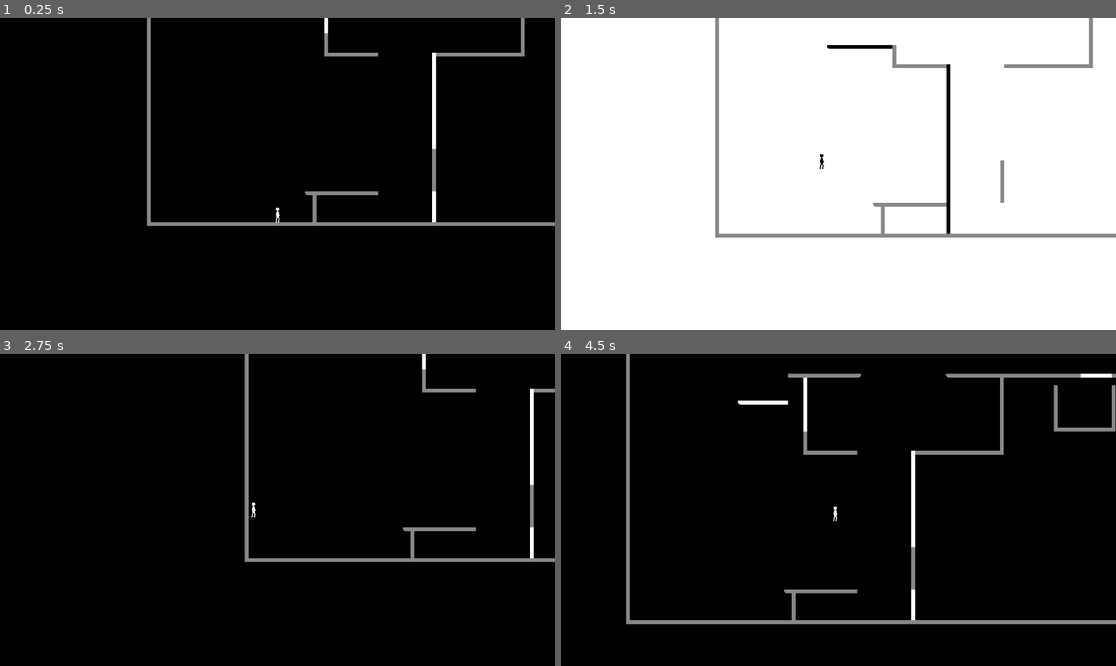
Above: before the commit, frames 1-4 (two rows, left to right).
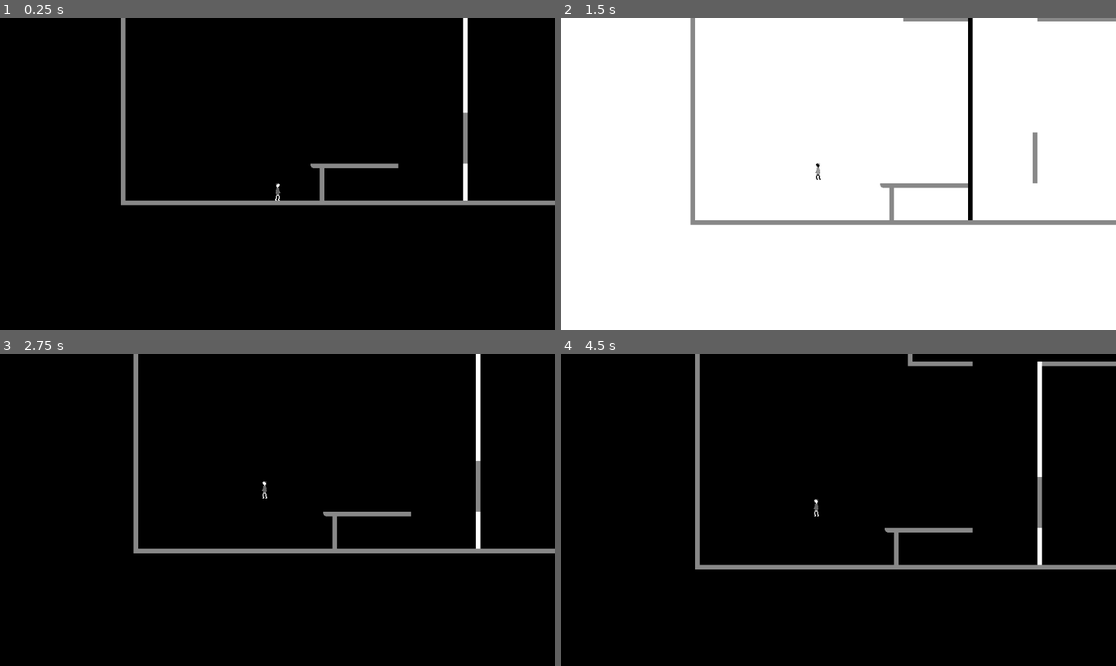
Above: after the commit, the same moments.

Repository: calza27/contrast
Game: Godot game, scene res://scenes/main.tscn
The game is run twice, just before and just after one commit, with the same random seed, the same clock (stepped at 60 frames per second) and the same inputs.
Inputs:
- Up to frame 1 (0.25 s): no input
- Up to frame 2 (1.5 s): tap Enter at 0.5 s; hold Up (colour_shift) 0.53-1.28 s; hold Right (move_right) from 0.53 s (still down); tap Space (jump) at 0.77, 0.8, 1.07, 1.35 s
- Up to frame 3 (2.75 s): tap Space (jump) at 1.52, 1.82, 2.3 s; tap Up (colour_shift) at 1.55 s; release Right (move_right) at 2.03 s; hold Left (move_left) from 2.03 s (still down); hold Ctrl (attack) from 2.03 s (still down)
- Up to frame 4 (4.5 s): release Left (move_left) at 2.78 s; release Ctrl (attack) at 2.78 s; hold Right (move_right) 2.78-4.28 s; tap Up (colour_shift) at 2.85, 4.35 s; tap Space (jump) at 3.02, 3.32, 3.77, 3.8, 4.07 s; hold Shift (dash) 3.53-4.28 s; hold Left (move_left) from 4.28 s (still down)

The runs differ from the first frame. In frame 1, 5.4% of the frame differs, in the area x 21-100%, y 0-67%; in frame 2, 6.0%; in frame 3, 4.8%; in frame 4, 7.4%, in the area x 11-100%, y 0-87%.

Commit message:
Kill zone, colour inversion, sprite turning It's all happening...

Diff:
--- a/project.godot
+++ b/project.godot
@@ -20,6 +20,12 @@
 Constants="*res://scripts/singletons/enums.gd"
 GameState="*res://scripts/singletons/game_state.gd"
 Utils="*res://scripts/singletons/utils.gd"
+SignalBus="*res://scripts/singletons/signal_bus.gd"
+
+[display]
+
+window/size/viewport_width=960
+window/size/viewport_height=540
 
 [dotnet]
 
--- a/scenes/components/color_shift_component.tscn
+++ /dev/null
@@ -1,6 +0,0 @@
-[gd_scene load_steps=2 format=3 uid="uid://dvqsjwcuk3mpo"]
-
-[ext_resource type="Script" path="res://scripts/components/color_shift_component.gd" id="1_fff05"]
-
-[node name="ColorShiftComponent" type="Node"]
-script = ExtResource("1_fff05")
--- /dev/null
+++ b/scenes/components/color_shift_sprite.tscn
@@ -0,0 +1,8 @@
+[gd_scene load_steps=3 format=3 uid="uid://dvqsjwcuk3mpo"]
+
+[ext_resource type="Material" uid="uid://m2mrnkt1um7v" path="res://shaders/color_shift_material.tres" id="1_vfu54"]
+[ext_resource type="Script" path="res://scripts/components/color_shift_sprite.gd" id="2_qedvl"]
+
+[node name="ColourShiftSprite" type="Sprite2D"]
+material = ExtResource("1_vfu54")
+script = ExtResource("2_qedvl")
--- /dev/null
+++ b/scenes/components/colour_shift_animated_sprite.tscn
@@ -0,0 +1,8 @@
+[gd_scene load_steps=3 format=3 uid="uid://bacyrjvxckler"]
+
+[ext_resource type="Material" uid="uid://m2mrnkt1um7v" path="res://shaders/color_shift_material.tres" id="1_18csr"]
+[ext_resource type="Script" path="res://scripts/components/colour_shift_animated_sprite.gd" id="2_53bky"]
+
+[node name="ColourShiftAnimatedSprite" type="AnimatedSprite2D"]
+material = ExtResource("1_18csr")
+script = ExtResource("2_53bky")
--- a/scenes/player/player.tscn
+++ b/scenes/player/player.tscn
@@ -1,9 +1,9 @@
 [gd_scene load_steps=13 format=3 uid="uid://cobay4sn23xna"]
 
 [ext_resource type="Script" path="res://scripts/player/player.gd" id="1_41s6o"]
-[ext_resource type="Texture2D" uid="uid://d2ygdy7uq22xg" path="res://assets/Player.png" id="1_d8loh"]
 [ext_resource type="Script" path="res://scripts/states/player_state_machine.gd" id="3_0c4qi"]
-[ext_resource type="PackedScene" uid="uid://dvqsjwcuk3mpo" path="res://scenes/components/color_shift_component.tscn" id="3_64f68"]
+[ext_resource type="Texture2D" uid="uid://bfhbnaa5h26am" path="res://assets/Player_colour.png" id="3_8j2cn"]
+[ext_resource type="PackedScene" uid="uid://dvqsjwcuk3mpo" path="res://scenes/components/color_shift_sprite.tscn" id="3_64f68"]
 [ext_resource type="Script" path="res://scripts/states/player/player_idle.gd" id="5_0xksg"]
 [ext_resource type="Script" path="res://scripts/states/player/player_fall.gd" id="6_62p7q"]
 [ext_resource type="Script" path="res://scripts/states/player/player_jump.gd" id="7_reovx"]
@@ -20,10 +20,6 @@
 collision_mask = 9
 script = ExtResource("1_41s6o")
 
-[node name="Sprite2D" type="Sprite2D" parent="."]
-position = Vector2(0, -1)
-texture = ExtResource("1_d8loh")
-
 [node name="CollisionShape2D" type="CollisionShape2D" parent="."]
 shape = SubResource("RectangleShape2D_dqlln")
 
@@ -39,9 +35,15 @@
 target_position = Vector2(0, -30)
 collision_mask = 9
 
-[node name="ColorShiftComponent" parent="." node_paths=PackedStringArray("sprite") instance=ExtResource("3_64f68")]
-sprite = NodePath("../Sprite2D")
+[node name="PlayerSprite" parent="." instance=ExtResource("3_64f68")]
+unique_name_in_owner = true
+position = Vector2(0, -1)
+texture = ExtResource("3_8j2cn")
 invert = true
+
+[node name="CameraMarker" type="Marker2D" parent="PlayerSprite"]
+unique_name_in_owner = true
+position = Vector2(5, 1)
 
 [node name="PlayerStateMachine" type="Node" parent="." node_paths=PackedStringArray("initial_state")]
 unique_name_in_owner = true
--- a/scripts/background.gd
+++ b/scripts/background.gd
@@ -3,7 +3,7 @@
 @onready var _colour_rect: ColorRect = %ColourRect
 
 func _ready() -> void:
-	GameState.colour_shift.connect(self._on_colour_shift)
+	SignalBus.colour_shift.connect(self._on_colour_shift)
 	self._on_colour_shift(GameState.background_colour)
 
 func _on_colour_shift(background_colour: int) -> void:
--- a/scripts/coloured_tile_map.gd
+++ b/scripts/coloured_tile_map.gd
@@ -5,11 +5,16 @@
 @export var mode: Constants.Colour:
 	set(val):
 		mode = val
+		if mode == Constants.Colour.GREY:
+			_index = 1
 		self._on_colour_shift(GameState.background_colour)
+const MATERIAL: ShaderMaterial = preload(Constants.FILES["colour_shift_material"])
+var _index: int = 0
 
 func _ready() -> void:
-	GameState.colour_shift.connect(self._on_colour_shift)
+	self.z_index = self._index
+	SignalBus.colour_shift.connect(self._on_colour_shift)
 	self._on_colour_shift(GameState.background_colour)
 
 func _on_colour_shift(color: Constants.Colour) -> void:
-	self.visible = (color != self.mode)
+	self.z_index = -1 if color == self.mode else self._index
--- a/scripts/components/color_shift_component.gd
+++ /dev/null
@@ -1,14 +0,0 @@
-class_name ColorShiftComponent
-extends Node
-
-@export var sprite: Sprite2D
-@export var invert: bool = false
-
-func _ready() -> void:
-	GameState.colour_shift.connect(self._on_colour_shift)
-	self._on_colour_shift(GameState.background_colour)
-
-func _on_colour_shift(color: int) -> void:
-	if self.invert:
-		color = 1 - color
-	self.sprite.modulate = Color(color, color, color)
--- /dev/null
+++ b/scripts/components/color_shift_sprite.gd
@@ -0,0 +1,17 @@
+class_name ColorShiftSprite
+extends Node2D
+
+@export var invert: bool = false
+const MATERIAL: ShaderMaterial = preload(Constants.FILES["colour_shift_material"])
+
+func _ready() -> void:
+	SignalBus.colour_shift.connect(self._on_colour_shift)
+	self._on_colour_shift(GameState.background_colour)
+
+func _on_colour_shift(color: int) -> void:
+	if self.invert:
+		color = 1 - color
+	if color == 0:
+		self.material = MATERIAL
+	else:
+		self.material = null
--- /dev/null
+++ b/scripts/components/colour_shift_animated_sprite.gd
@@ -0,0 +1,17 @@
+class_name ColorShiftAnimatedSprite
+extends Node2D
+
+@export var invert: bool = false
+const MATERIAL: ShaderMaterial = preload(Constants.FILES["colour_shift_material"])
+
+func _ready() -> void:
+	SignalBus.colour_shift.connect(self._on_colour_shift)
+	self._on_colour_shift(GameState.background_colour)
+
+func _on_colour_shift(color: int) -> void:
+	if self.invert:
+		color = 1 - color
+	if color == 0:
+		self.material = MATERIAL
+	else:
+		self.material = null
--- a/scripts/kill_zone.gd
+++ b/scripts/kill_zone.gd
@@ -13,4 +13,4 @@
 		timer.start()
 
 func _on_timer_timeout() -> void:
-	get_tree().reload_current_scene()
+	SignalBus.player_death.emit()
--- a/scripts/level.gd
+++ b/scripts/level.gd
@@ -5,3 +5,7 @@
 
 func _ready() -> void:
 	GameState.background_colour = self.starting_colour
+	SignalBus.player_death.connect(_on_player_death)
+
+func _on_player_death() -> void:
+	get_tree().reload_current_scene()
--- a/scripts/player/player.gd
+++ b/scripts/player/player.gd
@@ -5,15 +5,19 @@
 @export var DASH_MULTI: float = 1.5
 @export var WALL_PUSH: float = 200
 @export var FALL_GLIDE_SPEED: float = 300
-@export var TERMINAL_VELOCITY: float = 500
-@export var JUMP_VELOCITY: float = -400
+@export var TERMINAL_VELOCITY: float = 600
+@export var JUMP_VELOCITY: float = -450
+@export var JUMP_CUT_MULTI: float = 0.5
+@export var HANG_THRESHOLD: float = 50
+@export var HANG_MULTI: float = 0.75
 
 @onready var ray_left: RayCast2D = %RayLeft
 @onready var ray_right: RayCast2D = %RayRight
+@onready var player_sprite: ColorShiftSprite = %PlayerSprite
 @onready var state_machine: PlayerStateMachine = %PlayerStateMachine
 
 func _ready() -> void:
-	GameState.colour_shift.connect(self._on_colour_shift)
+	SignalBus.colour_shift.connect(self._on_colour_shift)
 	self._on_colour_shift(GameState.background_colour)
 	self.state_machine.start(self)
 
@@ -27,6 +31,8 @@
 	return true
 
 func _physics_process(_delta: float) -> void:
+	if self.velocity.x != 0:
+		self.player_sprite.scale.x = (self.velocity.x / abs(self.velocity.x))
 	self.move_and_slide()
 
 func _on_colour_shift(color: Constants.Colour) -> void:
--- a/scripts/singletons/enums.gd
+++ b/scripts/singletons/enums.gd
@@ -2,3 +2,7 @@
 
 enum Group { PLAYER, BLACK, WHITE, GREY }
 enum Colour { BLACK, WHITE, GREY }
+
+const FILES: Dictionary = {
+	"colour_shift_material": "res://shaders/color_shift_material.tres"
+}
--- a/scripts/singletons/game_state.gd
+++ b/scripts/singletons/game_state.gd
@@ -1,18 +1,16 @@
 extends Node
-
-signal colour_shift(color: int)
 
 var background_colour: Constants.Colour = Constants.Colour.WHITE:
 	set(c):
 		background_colour = c
-		colour_shift.emit(background_colour)
+		SignalBus.colour_shift.emit(background_colour)
 
 func flip_color() -> void:
 	if background_colour == Constants.Colour.WHITE:
 		background_colour = Constants.Colour.BLACK
 	else:
 		background_colour = Constants.Colour.WHITE
-	colour_shift.emit(background_colour)
+	SignalBus.colour_shift.emit(background_colour)
 
 func _input(event: InputEvent) -> void:
 	if event.is_action_pressed("colour_shift"):
--- /dev/null
+++ b/scripts/singletons/signal_bus.gd
@@ -0,0 +1,4 @@
+extends Node
+
+signal colour_shift(color: int)
+signal player_death()
--- a/scripts/states/player/player_fall.gd
+++ b/scripts/states/player/player_fall.gd
@@ -4,6 +4,8 @@
 @export var can_double_jump: bool = false
 const COYOTE_TIME: float = 0.2
 var coytote_timer: float = 0
+const JUMP_BUFFER_TIME: float = 0.2
+var jump_buffer_timer: float = 0
 var _can_dash: bool = true
 var _double_jump_ready = true
 
@@ -12,6 +14,8 @@
 
 func enter(previousState: State) -> void:
 	super.enter(previousState)
+	self.jump_buffer_timer = 0
+	self.coytote_timer = 0
 	if previousState is PlayerState:
 		var previous_player_state: PlayerState = previousState as PlayerState
 		if previous_player_state.get_type() == Type.MOVE || previous_player_state.get_type() == Type.ON_WALL:
@@ -21,10 +25,16 @@
 	if self.coytote_timer > 0:
 		self.coytote_timer -= delta
 
+	if self.jump_buffer_timer > 0:
+		self.jump_buffer_timer -= delta
+
 	if self._player.is_on_floor():
 		self._can_dash = true
 		_reset_double_jump()
-		self.transition.emit(self, Type.IDLE)
+		if self.jump_buffer_timer > 0:
+			self.transition.emit(self, Type.JUMP)
+		else:
+			self.transition.emit(self, Type.IDLE)
 		return
 
 	if self._player.is_on_wall():
@@ -42,12 +52,16 @@
 			self.set_player_velocity_x(move_toward(self.get_player_velocity_x(), target_speed, rate))
 
 func input(event: InputEvent) -> void:
+	if event.is_action_released("jump") && self.get_player_velocity_y() < 0:
+		self.set_player_velocity_y(self.get_player_velocity_y() * self._player.JUMP_CUT_MULTI)
 	if event.is_action_pressed("jump"):
 		if self.coytote_timer > 0:
 			self.transition.emit(self, Type.JUMP)
 		elif self._double_jump_ready:
 			self._double_jump_ready = false
 			self.transition.emit(self, Type.JUMP)
+		else:
+			self.jump_buffer_timer = self.JUMP_BUFFER_TIME
 		return
 	if event.is_action_pressed("dash") && self._can_dash:
 		self._can_dash = false
--- a/scripts/states/player_state.gd
+++ b/scripts/states/player_state.gd
@@ -15,7 +15,10 @@
 	return Type.NONE
 
 func get_gravity_y() -> float:
-	return self._player.get_gravity().y
+	var multi: float = 1
+	if abs(self.get_player_velocity_y()) <= self._player.HANG_THRESHOLD:
+		multi = self._player.HANG_MULTI
+	return self._player.get_gravity().y * multi
 
 func set_player(player: Player) -> void:
 	self._player = player
--- /dev/null
+++ b/shaders/color_shift_material.tres
@@ -0,0 +1,6 @@
+[gd_resource type="ShaderMaterial" load_steps=2 format=3 uid="uid://m2mrnkt1um7v"]
+
+[ext_resource type="Shader" path="res://shaders/color_shift_shader.gdshader" id="1_iy2kh"]
+
+[resource]
+shader = ExtResource("1_iy2kh")
--- /dev/null
+++ b/shaders/color_shift_shader.gdshader
@@ -0,0 +1,5 @@
+shader_type canvas_item;
+void fragment() {
+	vec4 c = texture(TEXTURE, UV);
+	COLOR = vec4(1.0 - c.rgb, c.a);
+}
Binary file changed: assets/Player.aseprite
Binary file added: assets/Player_colour.png
Not shown, added: assets/Player_colour.png.import
